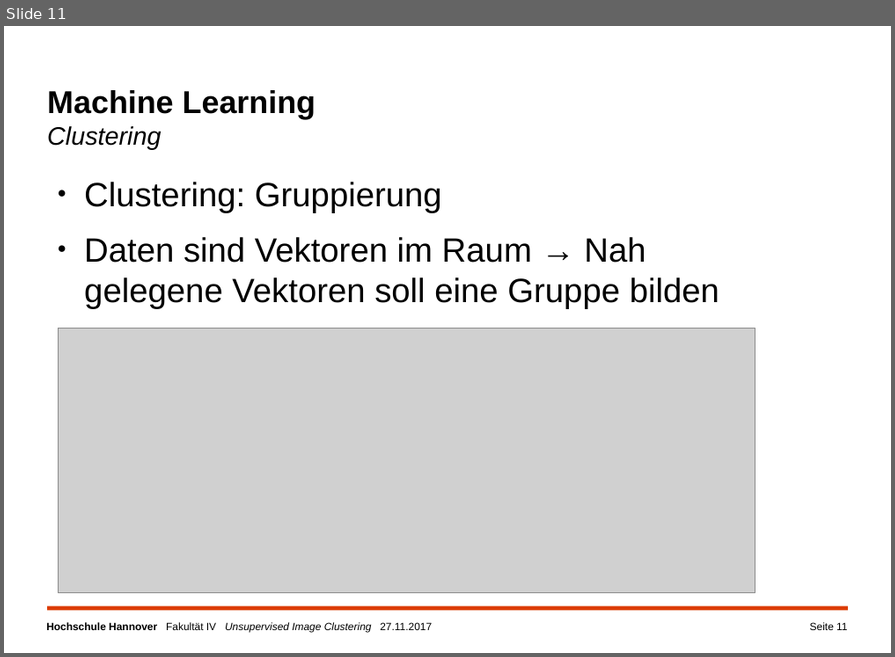
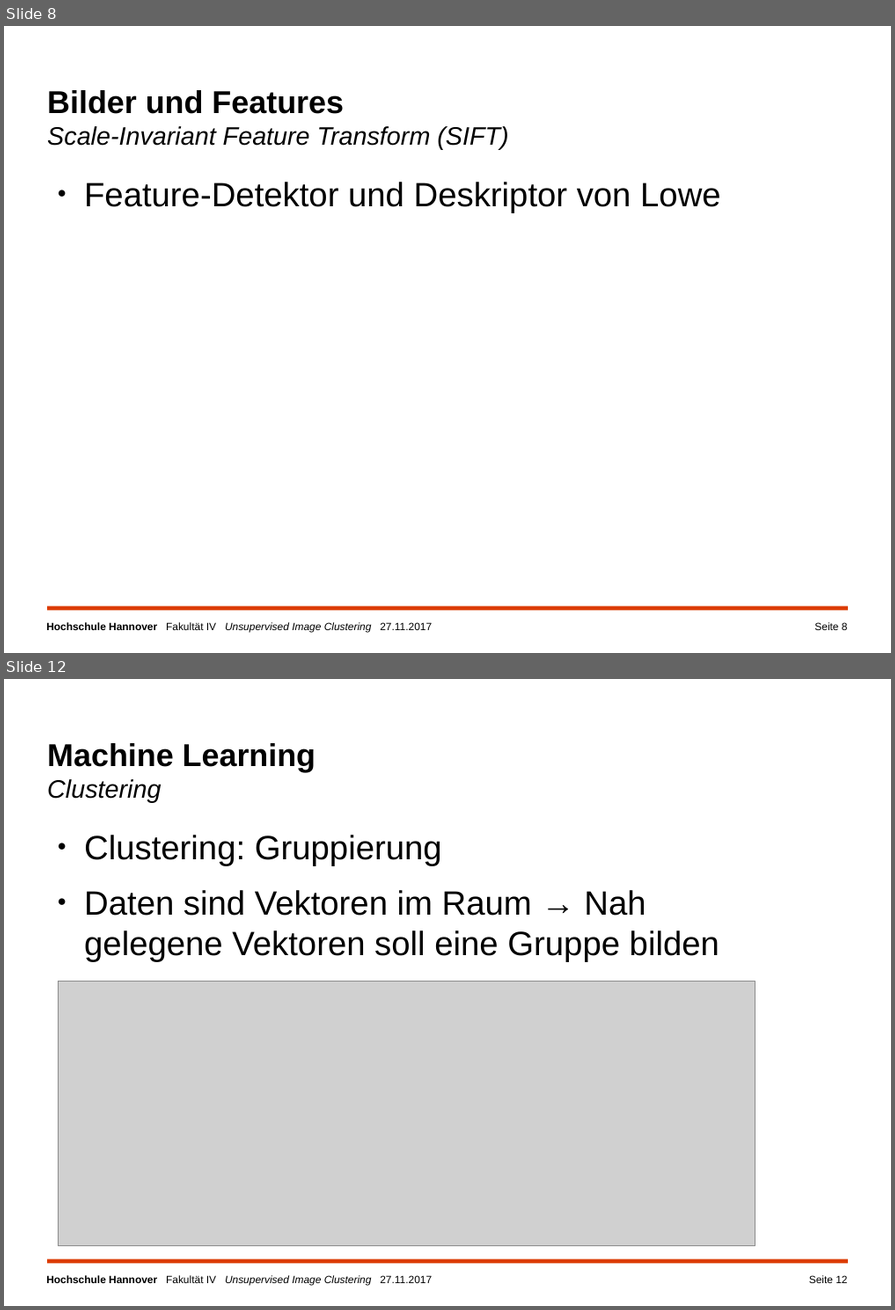
Before and after one commit to a-cl/ma-thesis, a slide deck: kolloquim.pptx. Shown one above the other, each under a label of ours: slide 11 before the commit, slides 8 and 12 after it; the slides between them are not shown. The pictures are 895x657 and 895x1310 pixels, drawn with LibreOffice and Linux fonts; fonts in the diff are those of the drawing; grey boxes stand for pictures; background and template pictures are left out. Boxes give left, top, right and bottom in pixels: in the first picture for what was removed or moved away, otherwise in the second. Text is boxed around its words. In the diff, an @@ line names an element or a change of style, - is before the commit and + after.

```diff
--- a/kolloquim.pptx
+++ b/kolloquim.pptx
@@ slide 8 added at (4,26,891,653), background #FFFFFF; not listed: 2 template elements that a slide beside it also shows @@
@@ text added at (47,90,508,149), 24 pt, text #000000, italic @@
+Bilder und Features
+Scale-Invariant Feature Transform (SIFT)
@@ text added at (84,182,721,213), 32 pt, text #000000 @@
+● Feature-Detektor und Deskriptor von Lowe
@@ page number added at (814,623,848,631), 10 pt, text #000000 @@
+Seite 8
@@ what was slide 11 is now slide 12 @@
@@ page number at (809,1276,847,1284): text changed @@
-Seite 11
+Seite 12
```
Also in this commit, not shown: 8 slides changed, 1 other slide added.
